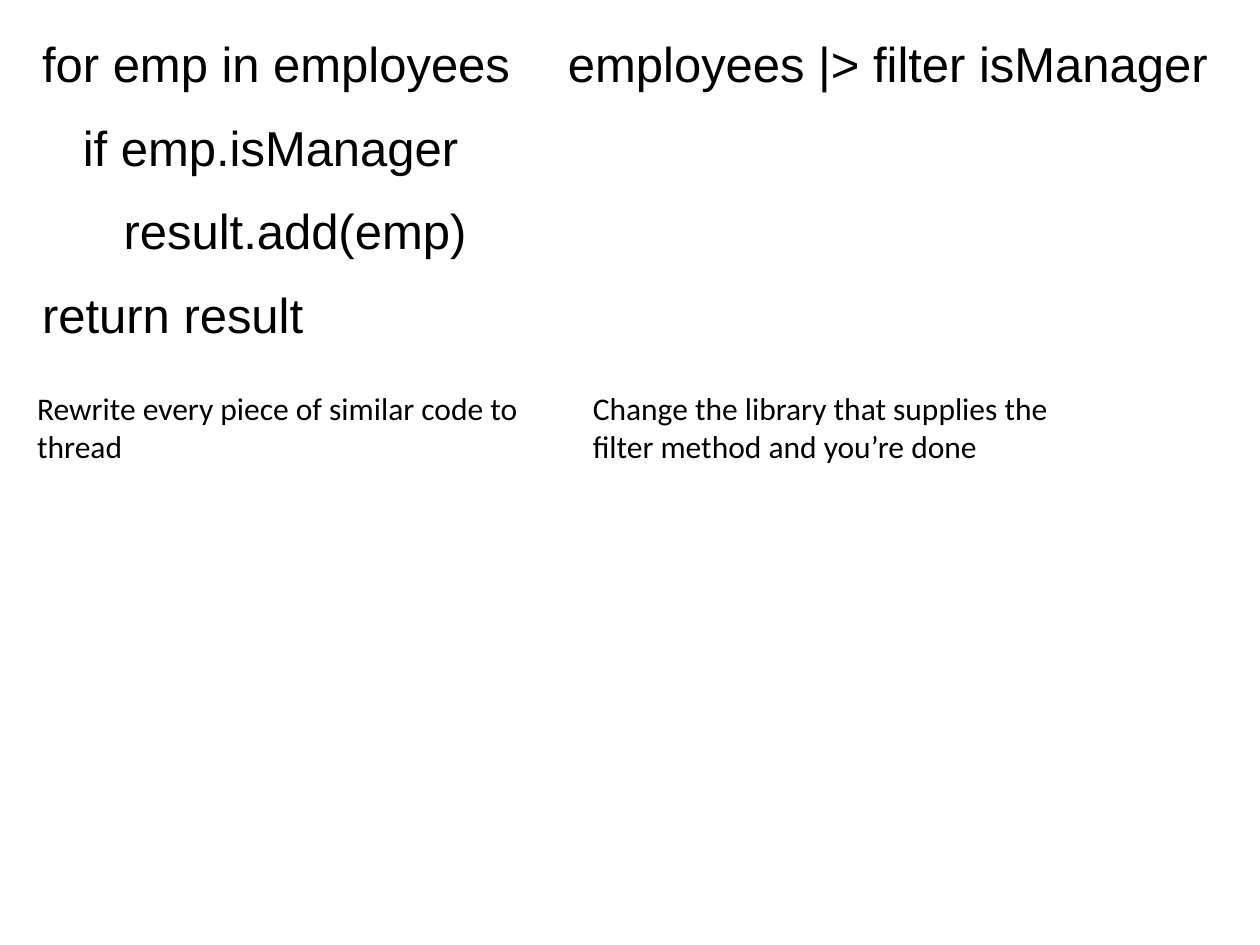
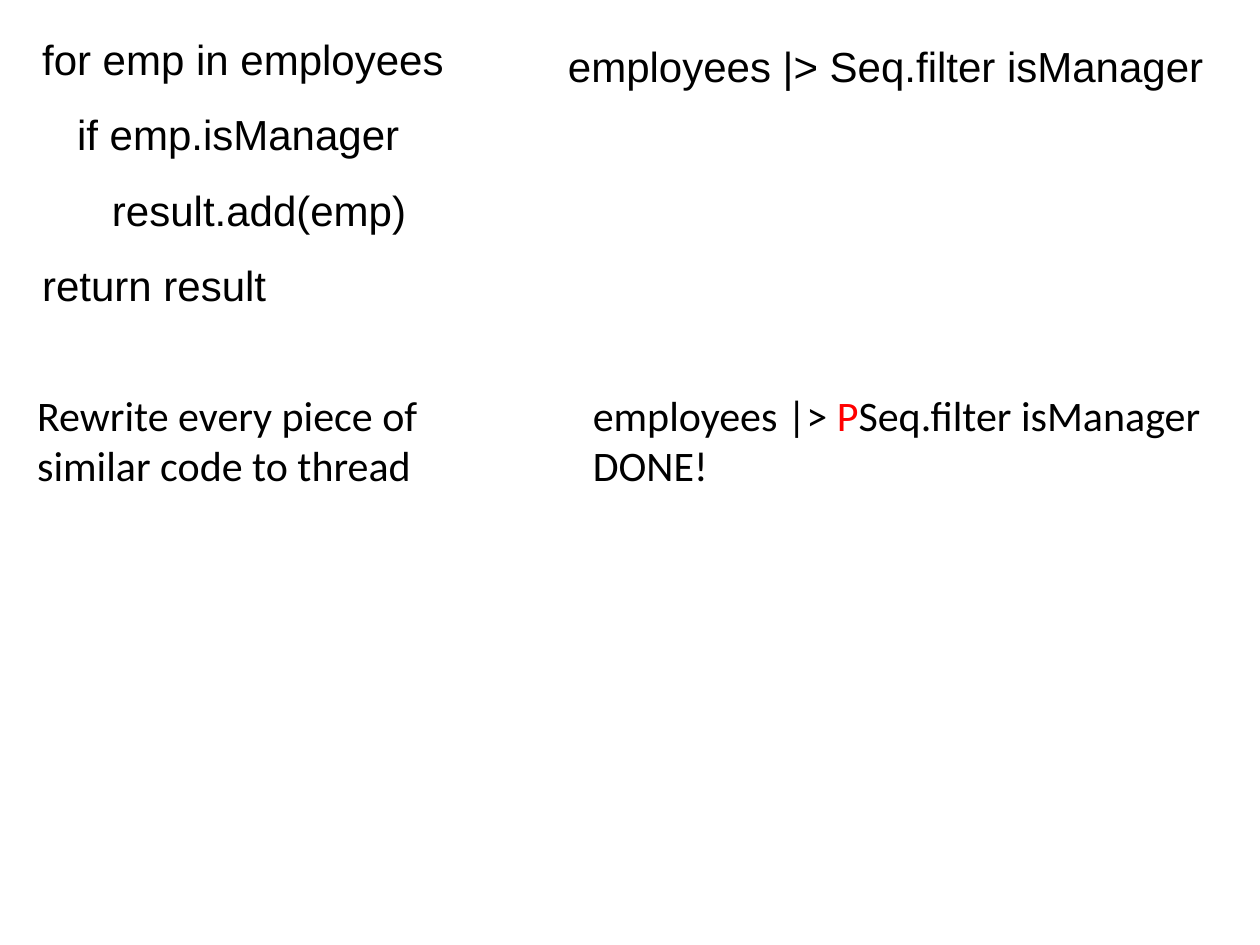
Before and after one commit to mlidbom/FSharpElevate, a slide deck: slide 12 of FSharp2.pptx (slide 11 before the commit). Drawn at 1260x945 pixels with LibreOffice and Linux fonts; fonts in the diff are those of the drawing. Boxes give left, top, right and bottom in pixels: in the first picture for what was removed or moved away, otherwise in the second. Text is boxed around its words. In the diff, an @@ line names an element or a change of style, - is before the commit and + after.

```diff
--- a/FSharp2.pptx
+++ b/FSharp2.pptx
@@ text "for emp in employees" at [42,44,443,302]: size 28 to 24 pt @@
@@ text at [568,51,1203,91]: text changed; size 28 to 24 pt @@
-employees |> filter isManager
+employees |> Seq.filter isManager
@@ text "Rewrite every piece of similar ..." at [37,402,417,482]: size 18 to 24 pt @@
@@ text at [593,401,1200,482]: text changed; size 18 to 24 pt @@
-Change the library that supplies the filter method and you’re done
+employees |> PSeq.filter isManager
+DONE!
```
Also in this commit, not shown: 8 other slides changed, 1 slide added.
